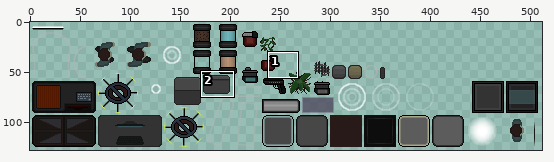
A sprite sheet gets an edit: res/gfx/graphics.png. The first picture is a wide view before the edit; the outline marks the close-up.
Close-up. Before the edit:
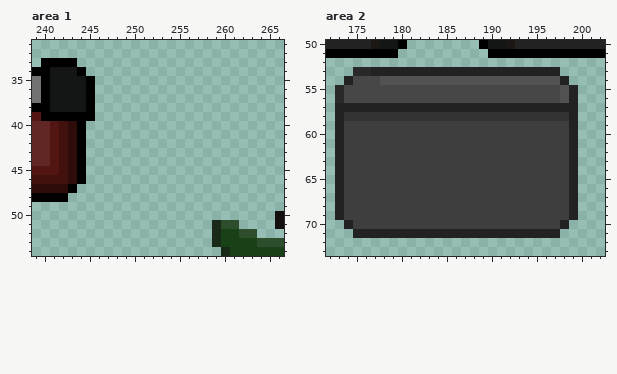
The file is 512x128 pixels. Pixels under 10% opacity are left out. Colours within 5 levels of each other are drawn and written as one. Shown: area 1: x 239..266, y 31..54; area 2: x 172..202, y 50..73. The old version is drawn lined up with the new one.
And afterwards:
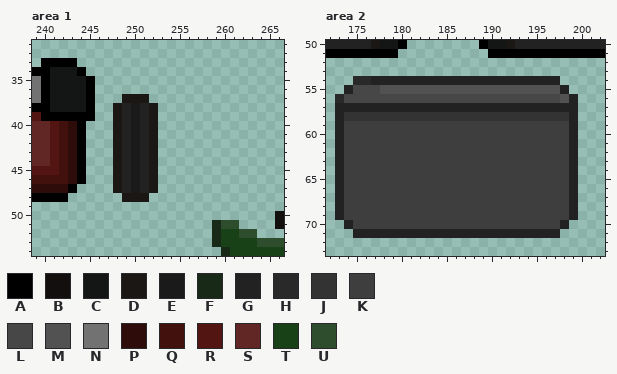
Palette (. is transparent): A #000000  B #130f0f  C #131615  D #1b1714  E #1a1a1a  F #182917  G #222222  H #292929  J #333333  K #3e3e3e  L #474747  M #525252  N #727272  P #2e0c0a  Q #42110e  R #521512  S #612724  T #184117  U #2e4d2d
Changes in this commit:
drawings rearranged on the sheet (the old picture shows each at its new place; 1 dropped ones are not shown)
--- area 1
@@ x 246..254 @@
 36 .........
-37 .........
-38 .........
-39 .........
-40 .........
-41 .........
-42 .........
-43 .........
-44 .........
-45 .........
-46 .........
-47 .........
-48 .........
+37 ...DDD...
+38 ..DGEGD..
+39 ..DGEGD..
+40 ..DGEGD..
+41 ..DGEGD..
+42 ..DGEGD..
+43 ..DGEGD..
+44 ..DGEGD..
+45 ..DGEGD..
+46 ..DGEGD..
+47 ..DGEGD..
+48 ...DDD...
 49 .........
--- area 2
@@ x 172..202 @@
 52 ...............................
-53 ...HHGGGGGGGGGGGGGGGGGGGGG.....
-54 ..GLLLMMMMMMMMMMMMMMMMMMMMG....
-55 .HLLLLLLLLLLLLLLLLLLLLLLLLMG...
+53 ...............................
+54 ...HHGGGGGGGGGGGGGGGGGGGGG.....
+55 ..GLLLMMMMMMMMMMMMMMMMMMMMG....
 56 .HLLLLLLLLLLLLLLLLLLLLLLLLMG...
Pixel boxes of the changes (left, top, right, bottom) in both close-ups:
added: (113, 94, 158, 202)
changed: (335, 67, 578, 94)
